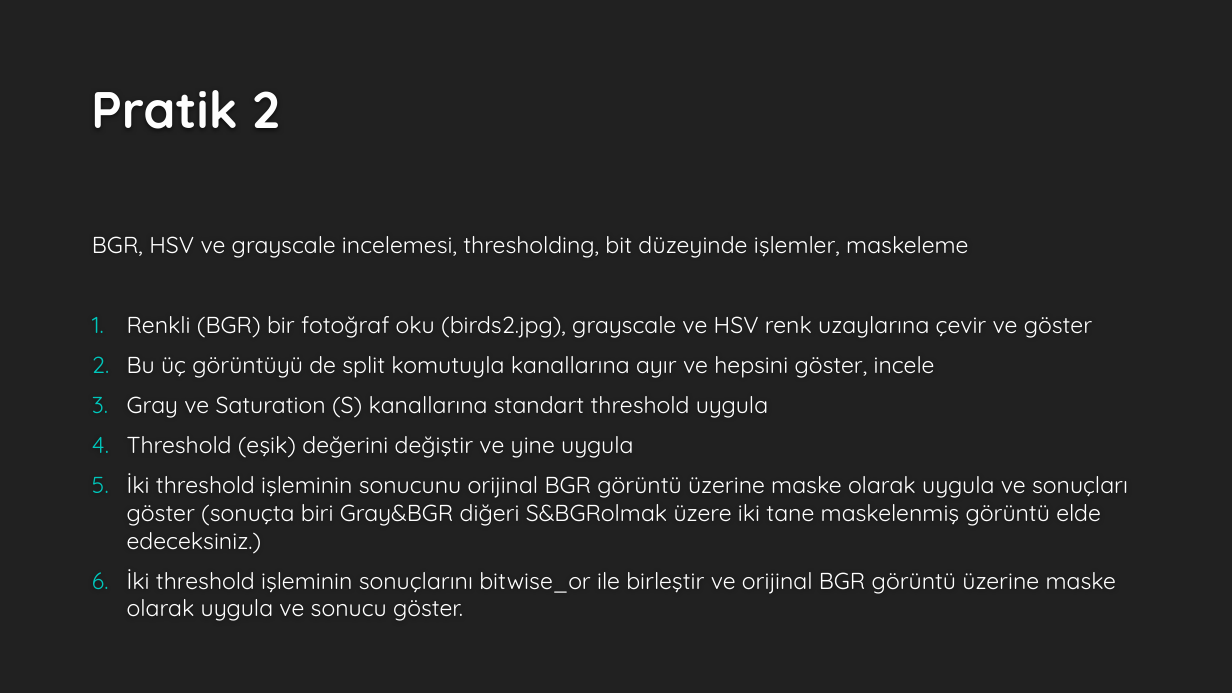
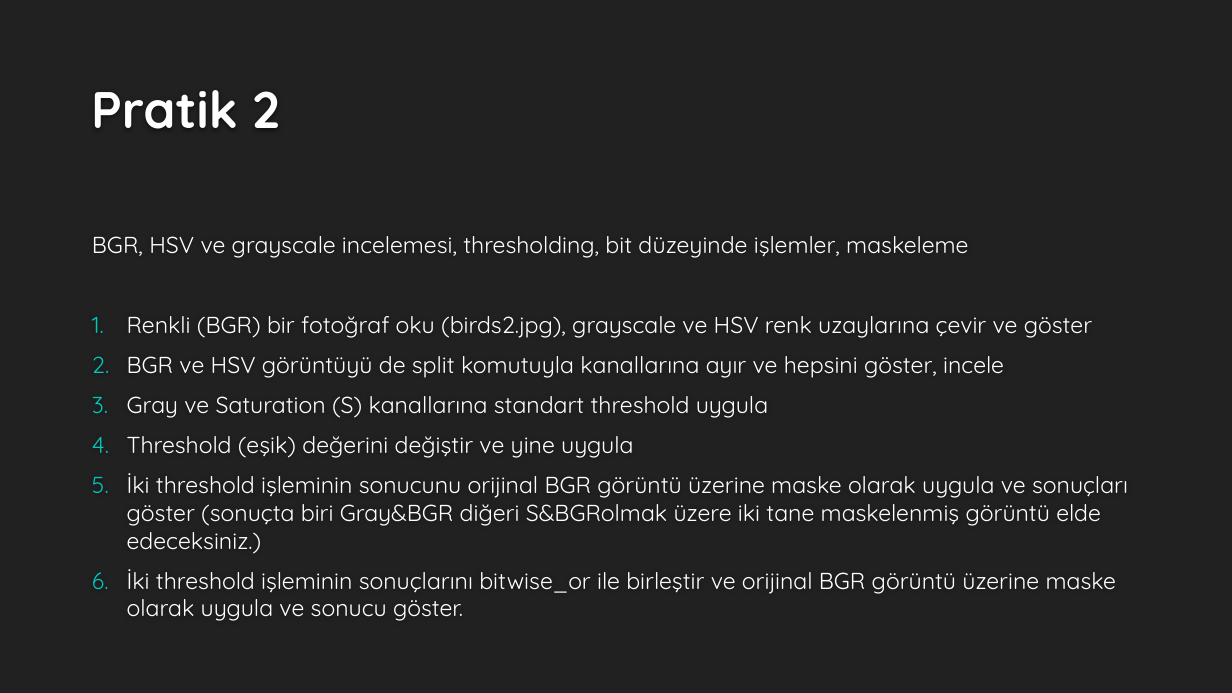
Before and after one commit to alercelik/Computer_Vision_2019, a slide deck: slide 14 of Sunum/4.pptx. Drawn at 1232x693 pixels with LibreOffice and Linux fonts; fonts in the diff are those of the drawing; background and template pictures are left out. Boxes give left, top, right and bottom in pixels: in the first picture for what was removed or moved away, otherwise in the second. Text is boxed around its words. In the diff, an @@ line names an element or a change of style, - is before the commit and + after.

Commit message:
Sunum4 güncelleme

```diff
--- a/Sunum/4.pptx
+++ b/Sunum/4.pptx
@@ text at <box>127,356,1004,378</box>: text changed @@
-2. Bu üç görüntüyü de split komutuyla kanallarına ayır ve hepsini göster, incele
+2. BGR ve HSV görüntüyü de split komutuyla kanallarına ayır ve hepsini göster, incele
```
